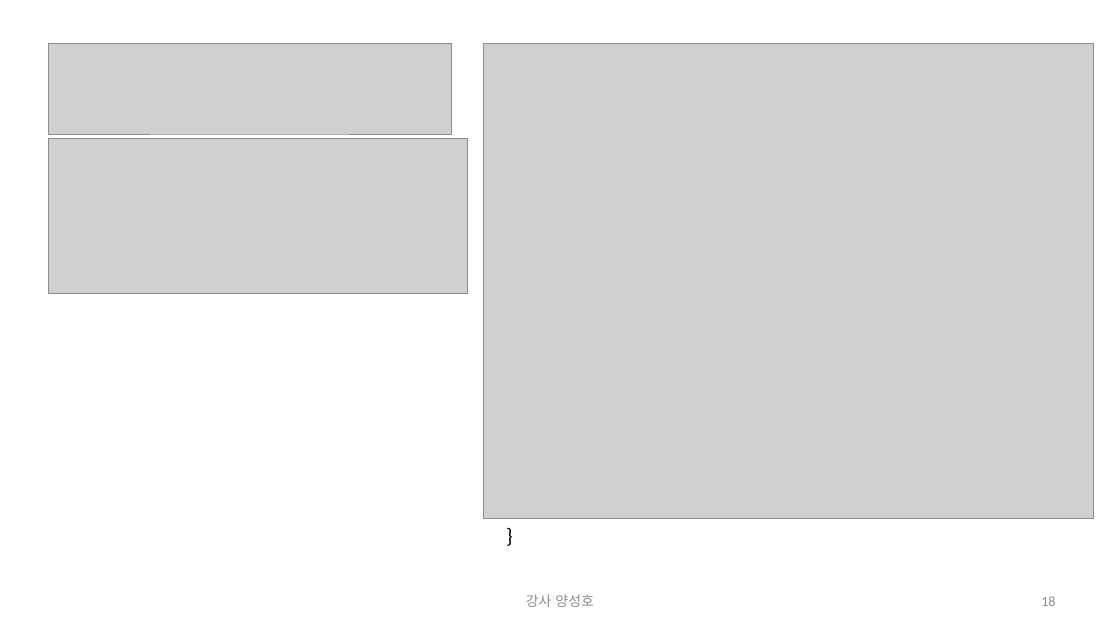
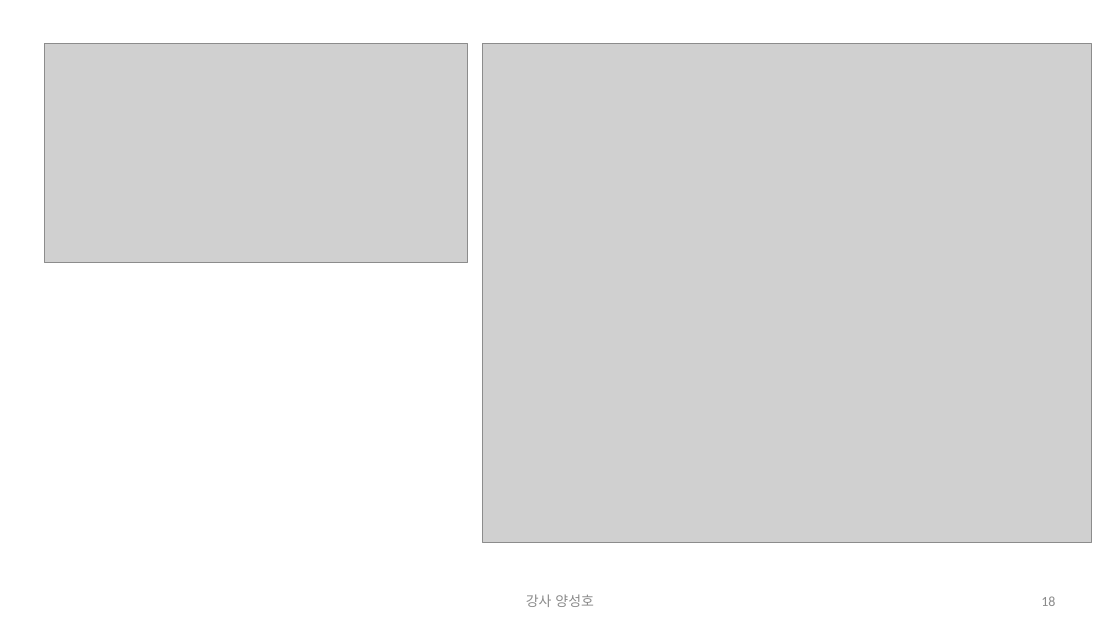
Before and after one commit to dnlpys/java_backend_11_algorithm, a slide deck: slide 18 of day07/문제_알고리즘 문제풀이_인프런08_DFS_BFS.pptx. Drawn at 1120x630 pixels with LibreOffice and Linux fonts; fonts in the diff are those of the drawing; grey boxes stand for pictures. Boxes give left, top, right and bottom in pixels: in the first picture for what was removed or moved away, otherwise in the second. Text is boxed around its words. In the diff, an @@ line names an element or a change of style, - is before the commit and + after.

```diff
--- a/day07/문제_알고리즘 문제풀이_인프런08_DFS_BFS.pptx
+++ b/day07/문제_알고리즘 문제풀이_인프런08_DFS_BFS.pptx
@@ picture added at (45, 44, 468, 263) @@
@@ picture removed at (48, 44, 451, 134) @@
@@ picture: place and size @@
-picture at (484, 44, 1094, 518)
+picture at (482, 44, 1091, 542)
@@ picture removed at (48, 139, 468, 294) @@
@@ text removed at (498, 518, 528, 551) @@
-}
```
Also in this commit, not shown: 3 other files.
